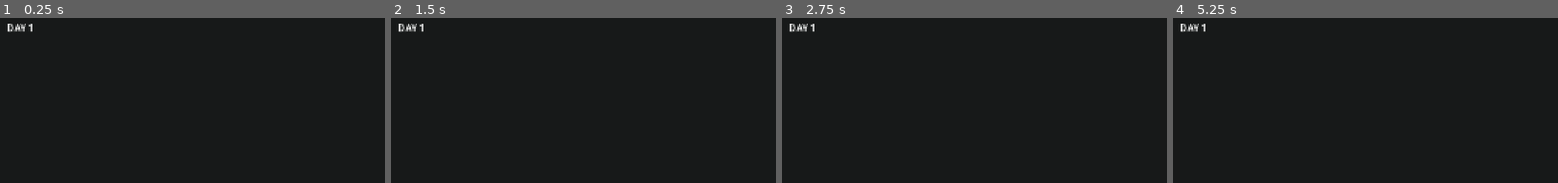
Above: before the commit, frames 1-4 (left to right).
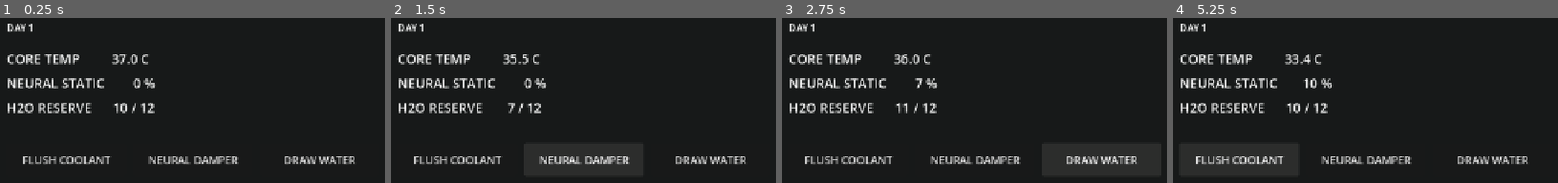
Above: after the commit, the same moments.

Repository: jcbarda/xenobiologist
Game: Godot game, scene res://scenes/main.tscn
Two runs of this game, one before a commit and one after it. Both use one fixed random seed, a clock stepped at 60 frames per second and the inputs below.
Inputs (mouse positions are in pixels of both pictures, inside the frame that each line leads up to):
- Up to frame 1 (0.25 s): no input
- Up to frame 2 (1.5 s): click (456, 159) at 0.5 s, where only the run after the commit has a clickable "FLUSH COOLANT"; click (583, 159) at 1.25 s, where only the run after the commit has a clickable "NEURAL DAMPER"
- Up to frame 3 (2.75 s): click (1101, 159) at 2 s, where only the run after the commit has a clickable "DRAW WATER"
- Up to frame 4 (5.25 s): click (1238, 159) at 2.75 s, where only the run after the commit has a clickable "FLUSH COOLANT"; click (1365, 159) at 3.5 s, where only the run after the commit has a clickable "NEURAL DAMPER"; click (1492, 159) at 4.25 s, where only the run after the commit has a clickable "DRAW WATER"; click (1238, 159) at 5 s, where only the run after the commit has a clickable "FLUSH COOLANT"

The runs differ from the first frame. In frame 1, 5.5% of the frame differs, in the area x 1-93%, y 21-90%; in frame 2, 5.6%; in frame 3, 5.7%; in frame 4, 5.8%.

Commit message:
M1: the two death clocks, with activity-driven vitals
Phase 0 playable in its crudest form, per prototype-plan M1.

Actions are data (sim/actions.gd), each carrying its own water, core
temperature and exertion cost, because activity is physical. Static
therefore has two action-driven components: the flat cognitive load
OQ-1 settled on, plus per-activity exertion -- which is how design-doc
4.1 lists them.

- FLUSH COOLANT  -2 H2O  -1.5 C   cheap on the body, dear on the canteen
- NEURAL DAMPER  -1 H2O  -15% static, the only way to clear banked static
- DRAW WATER     +4 H2O  +0.4 C   renews the chokepoint, but heats you

DRAW WATER is toggleable via Tuning.DRAW_WATER_ENABLED: on, Phase 0 is a
treadmill; off, a countdown with allocation as the only agency.

Input never mutates state. A press enqueues an intent that the next Clock
tick resolves, which keeps the no-mutation-outside-a-tick rule intact and
puts M2's input-lag hook where it will be needed.

All balance numbers are isolated in sim/tuning.gd with their derivations.

Verified: parse check and release export pass; in an exported browser
build FLUSH COOLANT moves temp 37.0 -> 35.5, static 0 -> 3%, water 10 -> 8;
headless, Clock advances 30 ticks in 3.0s at the specified rate.

Co-Authored-By: Claude Opus 5 <noreply@anthropic.com>

Diff:
--- a/autoload/clock.gd
+++ b/autoload/clock.gd
@@ -38,6 +38,7 @@
 		_accumulator = 0.0
 
 
+## Clock deliberately touches no state of its own. It only says "a step happened";
+## GameState owns every write, including the tick counter.
 func _advance_one_tick() -> void:
-	GameState.data.ticks_elapsed += 1
 	tick.emit(TICK_SECONDS)
--- a/autoload/game_state.gd
+++ b/autoload/game_state.gd
@@ -1,34 +1,117 @@
 extends Node
-## The single serialisable state object.
+## The single serialisable state object, and the rules that advance it.
 ##
-## Everything the sim knows lives in `data`. It holds only JSON-round-trippable
-## values -- no nodes, no object references, no Resources. That is what lets the
-## whole run be saved, reloaded, and advanced by replaying N ticks, which is how
-## offline progress stays a later feature instead of a later rewrite.
+## Everything the sim knows lives in `data`, which holds only JSON-round-trippable
+## values -- no nodes, no object references, no Resources. That is what lets a run
+## be saved, reloaded, and advanced by replaying N ticks, which is how offline
+## progress stays a later feature instead of a later rewrite.
 ##
-## Nothing may write to `data` outside a Clock tick.
+## `data` is written in exactly one place: _on_tick, driven by Clock. Player input
+## does not mutate anything -- it enqueues an intent that the next tick resolves.
+## Presentation may read `data` every frame; it may never write.
 
 ## Bumped whenever the shape of `data` changes in a way old saves cannot satisfy.
-const SCHEMA_VERSION := 1
+const SCHEMA_VERSION := 2
 
 var data: Dictionary = {}
+
+## Actions pressed since the last tick, resolved in press order. M2 will delay
+## entry into this queue proportionally to static -- the input lag hook is here
+## precisely so degradation does not need to reach into the sim later.
+var _pending: Array[StringName] = []
 
 
 func _ready() -> void:
 	reset()
+	Clock.tick.connect(_on_tick)
 
 
-## Returns a fresh run. The vitals below are placeholders with no behaviour
-## attached yet -- M1 defines their rates and the two stabilising actions.
 func reset() -> void:
 	data = {
 		"schema_version": SCHEMA_VERSION,
 		"ticks_elapsed": 0,
 		"day": 1,
-		"core_temperature": 37.0,
+		"core_temperature": Tuning.CORE_TEMP_START,
+		"neural_static": 0.0,
+		"water": Tuning.WATER_START,
+		# Listed in design-doc 4.1 as a vital but deliberately inert for the
+		# slice: section 8 names two clocks, and a third would blur the read.
 		"hydration": 1.0,
-		"neural_static": 0.0,
+		# Empty while conscious; otherwise the reason, for the M5 lid slam.
+		"blackout_cause": "",
 	}
+	_pending.clear()
+
+
+func is_blacked_out() -> bool:
+	return data.blackout_cause != ""
+
+
+## Called from UI. Records intent only -- see the class comment.
+func request_action(action_id: StringName) -> void:
+	if is_blacked_out():
+		return
+	_pending.append(action_id)
+
+
+## True when the action's water cost can currently be paid. Presentation uses this
+## to disable buttons; the tick re-checks it, because state can move in between.
+func can_afford(action_id: StringName) -> bool:
+	var water_delta: int = Actions.spec(action_id).water
+	return data.water + water_delta >= 0
+
+
+# --- Simulation -------------------------------------------------------------
+
+
+func _on_tick(sim_delta: float) -> void:
+	if is_blacked_out():
+		return
+	data.ticks_elapsed += 1
+	_resolve_pending_actions()
+	_advance_vitals(sim_delta)
+	_check_collapse()
+
+
+func _resolve_pending_actions() -> void:
+	for action_id in _pending:
+		if not can_afford(action_id):
+			continue
+		var action: Dictionary = Actions.spec(action_id)
+		data.water = clampi(data.water + action.water, 0, Tuning.WATER_CAPACITY)
+		data.core_temperature += action.temp
+		# Cognitive load is flat per action (OQ-1); exertion and damping are
+		# properties of the specific activity.
+		data.neural_static += Tuning.COGNITIVE_LOAD + action.exertion - action.damping
+		data.neural_static = clampf(data.neural_static, 0.0, Tuning.STATIC_BLACKOUT)
+		SignalBus.action_resolved.emit(action_id)
+	_pending.clear()
+
+
+func _advance_vitals(sim_delta: float) -> void:
+	data.core_temperature += Tuning.CORE_TEMP_RISE * sim_delta
+	var over_threshold: float = maxf(
+		0.0, data.core_temperature - Tuning.STATIC_HEAT_THRESHOLD
+	)
+	data.neural_static += Tuning.STATIC_HEAT_GAIN * over_threshold * sim_delta
+	data.neural_static = clampf(data.neural_static, 0.0, Tuning.STATIC_BLACKOUT)
+
+
+## Not a death screen -- the sim halts and M5 will slam the lid on it. Static is
+## checked first so a heat-driven spiral reports the symptom the player was
+## watching climb.
+func _check_collapse() -> void:
+	if data.neural_static >= Tuning.STATIC_BLACKOUT:
+		data.blackout_cause = "NEURAL STATIC"
+	elif data.core_temperature >= Tuning.CORE_TEMP_COLLAPSE:
+		data.blackout_cause = "CORE TEMPERATURE"
+	else:
+		return
+	_pending.clear()
+	SignalBus.blackout.emit(data.blackout_cause)
+
+
+# --- Serialisation ----------------------------------------------------------
 
 
 func to_json() -> String:
@@ -49,4 +132,5 @@
 		])
 		return false
 	data = incoming
+	_pending.clear()
 	return true
--- a/autoload/signal_bus.gd
+++ b/autoload/signal_bus.gd
@@ -15,3 +15,8 @@
 ## Emitted when the run's day index advances. The lid owns the transition (M5);
 ## this only announces it.
 signal day_advanced(day: int)
+
+## The sim has halted because the player went under. `cause` is the vital that
+## gave out, so the panel can name it -- pairing symptom with cause is RISK-1's
+## mitigation and matters more here than anywhere else. M5 slams the lid on this.
+signal blackout(cause: String)
--- a/project.godot
+++ b/project.godot
@@ -12,9 +12,10 @@
 
 [autoload]
 
+; Order matters: GameState connects to Clock.tick in _ready, so Clock must exist first.
 SignalBus="*res://autoload/signal_bus.gd"
+Clock="*res://autoload/clock.gd"
 GameState="*res://autoload/game_state.gd"
-Clock="*res://autoload/clock.gd"
 
 [display]
 
--- a/scenes/main.tscn
+++ b/scenes/main.tscn
@@ -37,7 +37,7 @@
 grow_horizontal = 2
 grow_vertical = 2
 theme_override_constants/margin_left = 24
-theme_override_constants/margin_top = 24
+theme_override_constants/margin_top = 64
 theme_override_constants/margin_right = 24
 theme_override_constants/margin_bottom = 24
 
--- a/scripts/game_root.gd
+++ b/scripts/game_root.gd
@@ -1,15 +1,20 @@
 extends Control
-## Boot node. Owns nothing yet -- the milestones hang their systems off here.
+## Boot node. Owns nothing gameplay-side -- it wires the panel into the scene
+## tree and keeps the casing's day counter current.
 
 @onready var _day_counter: Label = $PhysicalCasing/DayCounterText
+@onready var _mode_switcher: Control = $TerminalUI/MainLayout/ModeSwitcher
 
 
 func _ready() -> void:
 	SignalBus.day_advanced.connect(_on_day_advanced)
 	_refresh_day_counter()
+	_mode_switcher.add_child(TerminalPanel.new())
 	# Printed so an exported browser build can be verified from the JS console.
-	print("Xenobiologist boot: renderer=%s tick_hz=%s" % [
-		RenderingServer.get_video_adapter_api_version(), Clock.TICK_HZ,
+	print("Xenobiologist boot: renderer=%s tick_hz=%s draw_water=%s" % [
+		RenderingServer.get_video_adapter_api_version(),
+		Clock.TICK_HZ,
+		Tuning.DRAW_WATER_ENABLED,
 	])
 
 
--- /dev/null
+++ b/scripts/terminal_panel.gd
@@ -0,0 +1,98 @@
+class_name TerminalPanel
+extends VBoxContainer
+## Phase 0 readouts and the player's verbs. Gray boxes and placeholder text by
+## design-doc 8 -- no theme work, no art.
+##
+## This is presentation only. It reads GameState every frame and never writes;
+## pressing a button records an intent that the next Clock tick resolves.
+
+const _READOUT_FONT_SIZE := 22
+const _BUTTON_FONT_SIZE := 18
+
+var _temp_readout: Label
+var _static_readout: Label
+var _water_readout: Label
+var _status_line: Label
+var _buttons: Dictionary = {}
+
+
+func _ready() -> void:
+	set_anchors_preset(Control.PRESET_FULL_RECT)
+	add_theme_constant_override("separation", 10)
+	_build_readouts()
+	_build_actions()
+	_build_status_line()
+	SignalBus.blackout.connect(_on_blackout)
+
+
+func _process(_delta: float) -> void:
+	var data: Dictionary = GameState.data
+	_temp_readout.text = "CORE TEMP        %5.1f C" % data.core_temperature
+	_static_readout.text = "NEURAL STATIC    %5.0f %%" % (data.neural_static * 100.0)
+	_water_readout.text = "H2O RESERVE      %2d / %d" % [
+		data.water, Tuning.WATER_CAPACITY,
+	]
+	for action_id: StringName in _buttons:
+		var button: Button = _buttons[action_id]
+		button.disabled = GameState.is_blacked_out() or not GameState.can_afford(action_id)
+
+
+func _build_readouts() -> void:
+	_temp_readout = _add_readout()
+	_static_readout = _add_readout()
+	_water_readout = _add_readout()
+
+
+func _add_readout() -> Label:
+	var label := Label.new()
+	label.add_theme_font_size_override("font_size", _READOUT_FONT_SIZE)
+	add_child(label)
+	return label
+
+
+func _build_actions() -> void:
+	var spacer := Control.new()
+	spacer.custom_minimum_size = Vector2(0, 24)
+	add_child(spacer)
+
+	var row := HBoxContainer.new()
+	row.add_theme_constant_override("separation", 12)
+	add_child(row)
+
+	for action_id in Actions.available():
+		var action: Dictionary = Actions.spec(action_id)
+		var button := Button.new()
+		button.text = action.label
+		button.custom_minimum_size = Vector2(200, 56)
+		button.add_theme_font_size_override("font_size", _BUTTON_FONT_SIZE)
+		# The cost is on the face of the button. RISK-1 says degradation must
+		# always be paired with its cause; the player has to be able to see that
+		# an action they chose is what moved the needle.
+		button.tooltip_text = _describe_cost(action)
+		button.pressed.connect(GameState.request_action.bind(action_id))
+		row.add_child(button)
+		_buttons[action_id] = button
+
+
+func _describe_cost(action: Dictionary) -> String:
+	var parts: PackedStringArray = []
+	parts.append("H2O %+d" % action.water)
+	if action.temp != 0.0:
+		parts.append("TEMP %+.1f C" % action.temp)
+	var net_static: float = Tuning.COGNITIVE_LOAD + action.exertion - action.damping
+	parts.append("STATIC %+.0f%%" % (net_static * 100.0))
+	return "  ".join(parts)
+
+
+func _build_status_line() -> void:
+	var spacer := Control.new()
+	spacer.custom_minimum_size = Vector2(0, 24)
+	add_child(spacer)
+
+	_status_line = Label.new()
+	_status_line.add_theme_font_size_override("font_size", _READOUT_FONT_SIZE)
+	add_child(_status_line)
+
+
+func _on_blackout(cause: String) -> void:
+	_status_line.text = "-- BLACKOUT: %s --" % cause
--- /dev/null
+++ b/sim/actions.gd
@@ -0,0 +1,64 @@
+class_name Actions
+extends RefCounted
+## The player's verbs, as data.
+##
+## Activity is physical, so an action moves core temperature and adds exertion
+## static on top of the flat cognitive cost every action pays. That is what makes
+## fetching water a real decision rather than free upkeep: hauling it in the heat
+## costs you the very thing you are hauling it to fix.
+##
+## Fields:
+##   water     -- units gained (+) or spent (-); the shared chokepoint
+##   temp      -- core temperature delta in degrees C
+##   exertion  -- static added by physical effort, before COGNITIVE_LOAD
+##   damping   -- static actively removed; the action's therapeutic effect
+
+const FLUSH_COOLANT := &"flush_coolant"
+const NEURAL_DAMPER := &"neural_damper"
+const DRAW_WATER := &"draw_water"
+
+const CATALOGUE := {
+	# Cheap on the body, expensive on the canteen. Buys temperature headroom,
+	# which indirectly slows future static -- but cannot touch static already
+	# banked.
+	FLUSH_COOLANT: {
+		"label": "FLUSH COOLANT",
+		"water": -2,
+		"temp": -1.5,
+		"exertion": 0.01,
+		"damping": 0.0,
+	},
+	# The only way to claw back accumulated static, and the cheaper of the two
+	# stabilisers -- so the trap is dampering through a crisis while core
+	# temperature keeps climbing and the canteen empties.
+	NEURAL_DAMPER: {
+		"label": "NEURAL DAMPER",
+		"water": -1,
+		"temp": 0.0,
+		"exertion": 0.0,
+		"damping": 0.15,
+	},
+	# Renews the chokepoint, but it is the one genuinely strenuous act available:
+	# it heats you and it costs the most static of anything here.
+	DRAW_WATER: {
+		"label": "DRAW WATER",
+		"water": 4,
+		"temp": 0.4,
+		"exertion": 0.05,
+		"damping": 0.0,
+	},
+}
+
+
+## The verbs actually available this run. DRAW WATER drops out entirely when
+## disabled, rather than being shown greyed out -- a countdown run should not
+## advertise a treadmill it does not have.
+static func available() -> Array[StringName]:
+	var ids: Array[StringName] = [FLUSH_COOLANT, NEURAL_DAMPER]
+	if Tuning.DRAW_WATER_ENABLED:
+		ids.append(DRAW_WATER)
+	return ids
+
+
+static func spec(action_id: StringName) -> Dictionary:
+	return CATALOGUE[action_id]
--- /dev/null
+++ b/sim/tuning.gd
@@ -0,0 +1,58 @@
+class_name Tuning
+extends RefCounted
+## Every balance number in the slice, in one place.
+##
+## These are meant to be moved by feel, not derived. The derivations below record
+## what each value was aiming at so a change can be judged against its intent --
+## they are not claims that the intent is correct.
+
+# --- Core temperature -------------------------------------------------------
+
+const CORE_TEMP_START := 37.0
+const CORE_TEMP_COLLAPSE := 41.0
+
+## Unmitigated, this walks 37 -> 41 in ~178s. Chosen so the temperature clock and
+## the static clock land together (see STATIC_HEAT_GAIN) rather than one always
+## arriving first and making the other decorative.
+const CORE_TEMP_RISE := 0.0225
+
+# --- Neural static ----------------------------------------------------------
+
+## Stored 0..1 and displayed as a percentage. Normalised because M2's lag, drift
+## and halo curves all want a 0..1 driver.
+const STATIC_BLACKOUT := 1.0
+
+## Static only accrues from heat once the body is actually over-heating; below
+## this the temperature clock runs alone.
+const STATIC_HEAT_THRESHOLD := 37.5
+
+## Per degree over threshold, per second. Integrated across an unmitigated
+## 37 -> 41 climb this totals ~0.98 -- i.e. static arrives at blackout at almost
+## exactly the moment core temperature reaches collapse.
+const STATIC_HEAT_GAIN := 0.0036
+
+## OQ-1, decided 2026-07-28: cognitive load is a flat per-action cost. Every
+## action pays this regardless of what it is, so frantic clicking is
+## self-punishing. Exertion is separate and lives per-action in actions.gd.
+const COGNITIVE_LOAD := 0.02
+
+# --- Water ------------------------------------------------------------------
+
+## Water is the universal chokepoint (design-doc 4.7): every action spends it or
+## fetches it, and the two stabilising actions compete for the same reserve.
+const WATER_START := 10
+const WATER_CAPACITY := 12
+
+# --- Loop shape -------------------------------------------------------------
+
+## Flip to false to cut DRAW WATER out of the loop entirely -- the action is
+## dropped from the catalogue and its button never appears.
+##
+## true  -> treadmill. Water is renewable, so Phase 0 runs until the player
+##          misjudges the exertion cost of fetching it.
+## false -> countdown. A fixed canteen, allocation is the only agency, and the
+##          run is always eventually fatal.
+##
+## This is the A/B for what Phase 0 *is*. Both readings are defensible against
+## design-doc 8 and the difference is a feel judgement, not a derivable one.
+const DRAW_WATER_ENABLED := true
Not shown, added: scripts/terminal_panel.gd.uid
Not shown, added: sim/actions.gd.uid
Not shown, added: sim/tuning.gd.uid
Not shown, changed: CLAUDE.md
